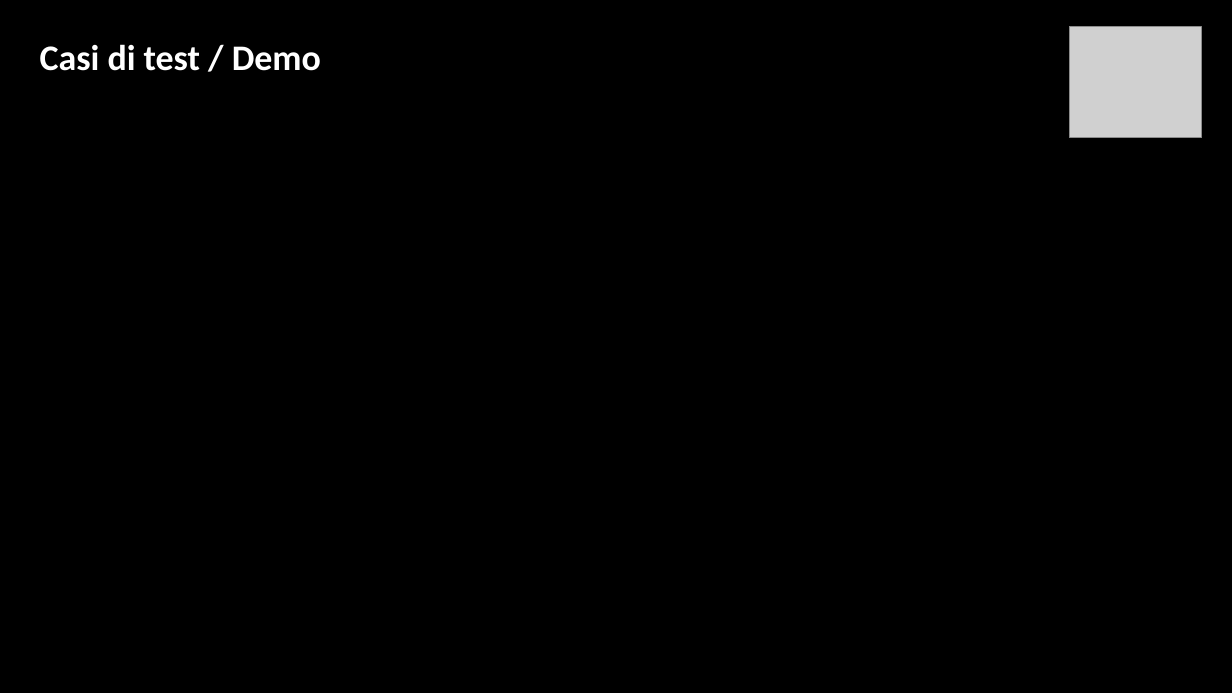
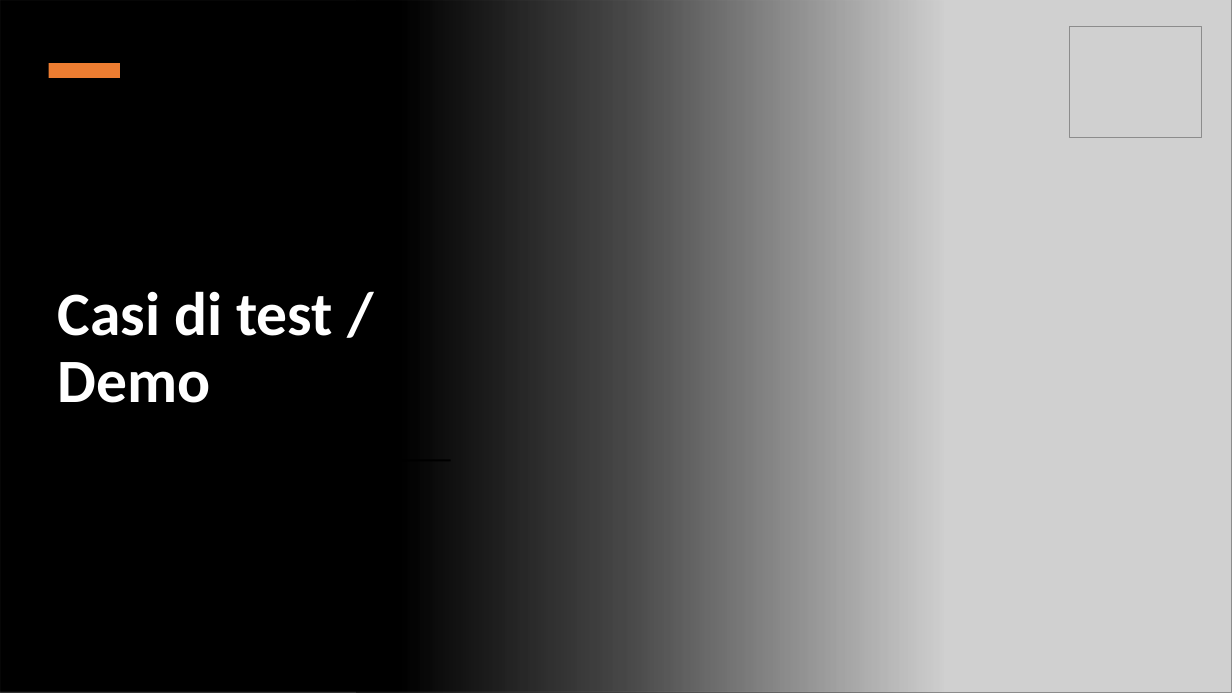
Before and after one commit to Ignazio-Emanuele-Picciche/AstrofotografiaModellistica, a slide deck: slide 13 of AstrofotografiaProgetto.pptx (slide 5 before the commit). Drawn at 1232x693 pixels with LibreOffice and Linux fonts; fonts in the diff are those of the drawing; grey boxes stand for pictures; background and template pictures are left out. Boxes give left, top, right and bottom in pixels: in the first picture for what was removed or moved away, otherwise in the second. Text is boxed around its words. In the diff, an @@ line names an element or a change of style, - is before the commit and + after.

```diff
--- a/AstrofotografiaProgetto.pptx
+++ b/AstrofotografiaProgetto.pptx
@@ background picture (left out) to #FFFFFF @@
@@ rectangle added at <box>0,0,944,693</box>, fill gradient #000000 @@
@@ picture added at <box>356,0,1232,693</box> @@
@@ rectangle added at <box>49,63,120,78</box>, fill #ED7D31 @@
@@ text "Casi di test / Demo": place and size @@
-text "Casi di test / Demo" at <box>40,44,321,71</box>
+text "Casi di test / Demo" at <box>58,291,333,403</box>
@@ text "Casi di test / Demo" at <box>58,291,333,403</box>: size 28 to 48 pt; line spacing 1 to 0.9; more space between paragraphs; vertical alignment top to bottom @@
@@ rectangle added at <box>49,459,451,461</box>, fill #000000 @@
```
Also in this commit, not shown: 4 other slides changed, 9 slides added, 5 other files.
